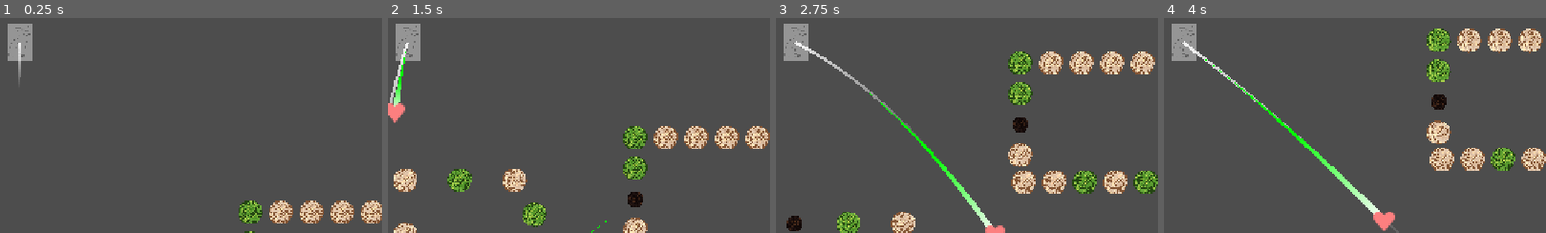
Above: before the commit, frames 1-4 (left to right).
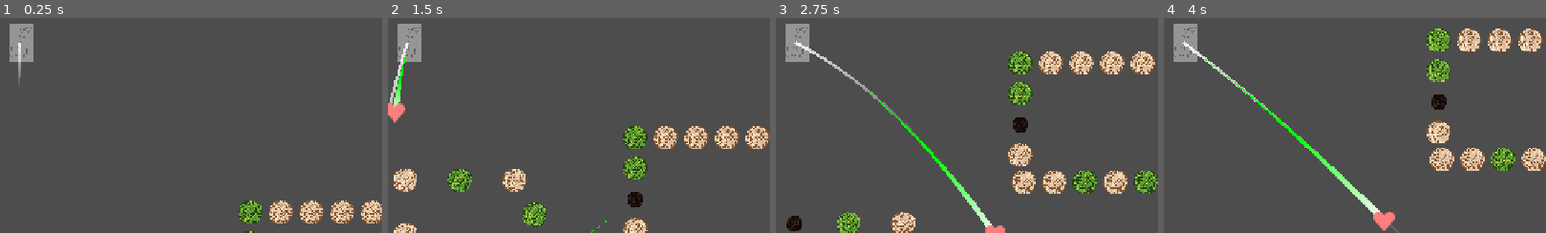
Above: after the commit, the same moments.

Repository: Markynico/LUJ-2026
Game: Godot game, scene res://escenas/prueba_escena.tscn
The game is run twice, just before and just after one commit, with the same random seed, the same clock (stepped at 60 frames per second) and the same inputs. The engine's default icon, where the game draws it, is replaced by a stand-in: a white triangle on a blue panel in a dark square. Sound files missing from this copy of the repository are replaced by a short silence.
Inputs (mouse positions are % of the whole screen's width and height, from its top left):
- Up to frame 1 (0.25 s): no input
- Up to frame 2 (1.5 s): tap Y at 0.5, 1.25 s; move the mouse to (72, 45) at 0.52 s; click (72, 45) at 0.67 s; drag from (30, 55) to (17, 86) at 1.27 s
- Up to frame 3 (2.75 s): tap Y at 2 s; move the mouse to (60, 28) at 2.02 s; click (60, 28) at 2.17 s
- Up to frame 4 (4 s): tap Y at 2.75, 3.5 s; drag from (45, 70) to (17, 86) at 2.77 s; move the mouse to (80, 65) at 3.52 s; click (80, 65) at 3.67 s
The pictures show only the part of the screen within x 33-83%, y 0-50%; the shares and areas given below are measured in that part.

The runs differ from the first frame. In frame 1, 0.3% of the frame differs, in the area x 2-9%, y 2-21%; in frame 2, 0.3%; in frame 3, 0.3%; in frame 4, 0.3%.

Commit message:
El gato cambia de forma
Cuando se va a lanzar, el gato se enrolla (esto es re placeholder igual)

Diff:
--- a/luj-2026/escenas/gato.tscn
+++ b/luj-2026/escenas/gato.tscn
@@ -3,19 +3,23 @@
 [ext_resource type="Texture2D" uid="uid://slp70pl61824" path="res://assets/placeholders/cat_placeholder.png" id="1_g1sv5"]
 [ext_resource type="Script" uid="uid://cvo1oqa6q40ut" path="res://scripts/gato.gd" id="1_vrxw6"]
 [ext_resource type="PackedScene" uid="uid://brhfmi38jresg" path="res://escenas/componentes/disparador_pelotita.tscn" id="3_bbvk0"]
+[ext_resource type="Texture2D" uid="uid://cbapxh718cgxk" path="res://assets/sprites_gato/gato_bola.png" id="3_ewiyr"]
 
 [sub_resource type="CircleShape2D" id="CircleShape2D_dklp6"]
-radius = 21.0
+radius = 26.019224
 
-[node name="Gato" type="RigidBody2D" unique_id=69399080 node_paths=PackedStringArray("disparador_pelotitas", "colision")]
+[node name="Gato" type="RigidBody2D" unique_id=69399080 node_paths=PackedStringArray("sprite", "disparador_pelotitas", "colision")]
 script = ExtResource("1_vrxw6")
+sprite = NodePath("Sprite2D")
+imagen_normal = ExtResource("1_g1sv5")
+imagen_bolita = ExtResource("3_ewiyr")
 disparador_pelotitas = NodePath("DisparadorPelotita")
 colision = NodePath("CollisionShape2D")
 
 [node name="Sprite2D" type="Sprite2D" parent="." unique_id=36343804]
-position = Vector2(0, 1.9073486e-06)
+position = Vector2(3, 1)
 scale = Vector2(0.048900288, 0.04645961)
-texture = ExtResource("1_g1sv5")
+texture = ExtResource("3_ewiyr")
 
 [node name="CollisionShape2D" type="CollisionShape2D" parent="." unique_id=1688846017]
 shape = SubResource("CircleShape2D_dklp6")
--- a/luj-2026/scripts/gato.gd
+++ b/luj-2026/scripts/gato.gd
@@ -3,17 +3,23 @@
 
 signal escupir_bola
 
+#======== SPRITES que luego se borran ======
+@export var sprite : Sprite2D
+@export var imagen_normal : Texture2D
+@export var imagen_bolita : Texture2D
+
 @export var disparador_pelotitas : DisparadorPelotita
 @export var game_manager : GameManager
 @export var colision : CollisionShape2D
 
-@export var fuerza_disparo : float = 2.0
+@export var fuerza_disparo : float = 1.0
 
 var velocidad_inicial : Vector2
 var posicion_mouse : Vector2
 var listo_para_lanzar : bool
 
 func _ready() -> void:
+	sprite.texture = imagen_normal
 	freeze = true
 	colision.set_deferred("disabled", true)
 	listo_para_lanzar = false
@@ -35,6 +41,7 @@
 #============ FUNCIONES ==============
 
 func preparar_lanzamiento():
+	sprite.texture = imagen_bolita
 	call_deferred("habilitar_lanzamiento")
 
 
Binary file added: luj-2026/assets/sprites_gato/gato_bola.png
Not shown, added: luj-2026/assets/sprites_gato/gato_bola.png.import
